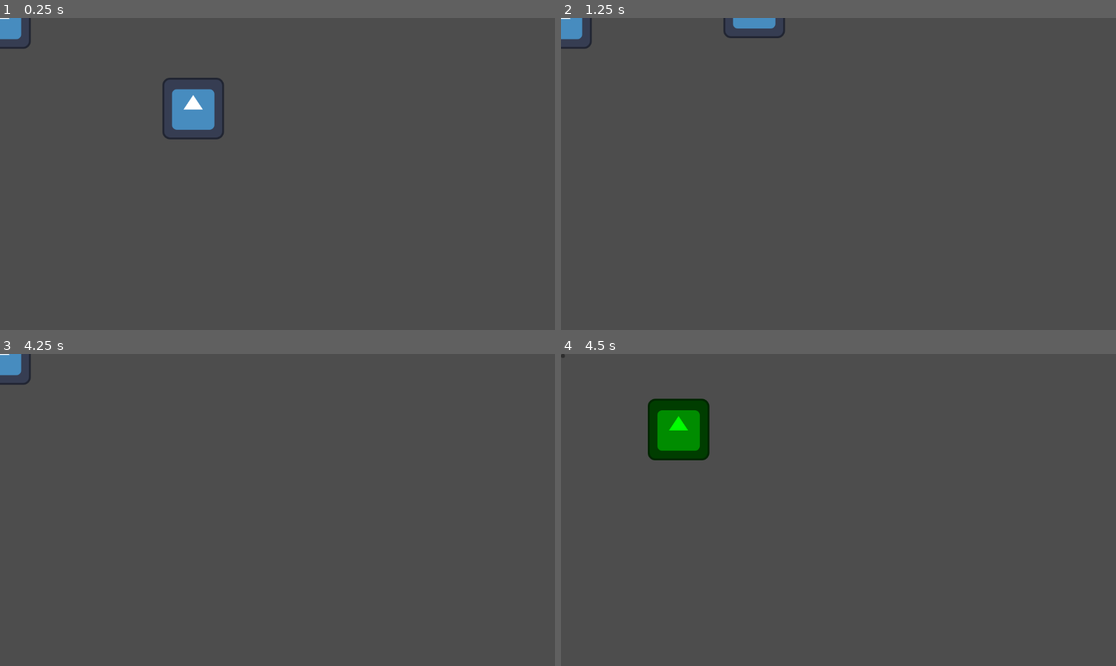
Above: before the commit, frames 1-4 (two rows, left to right).
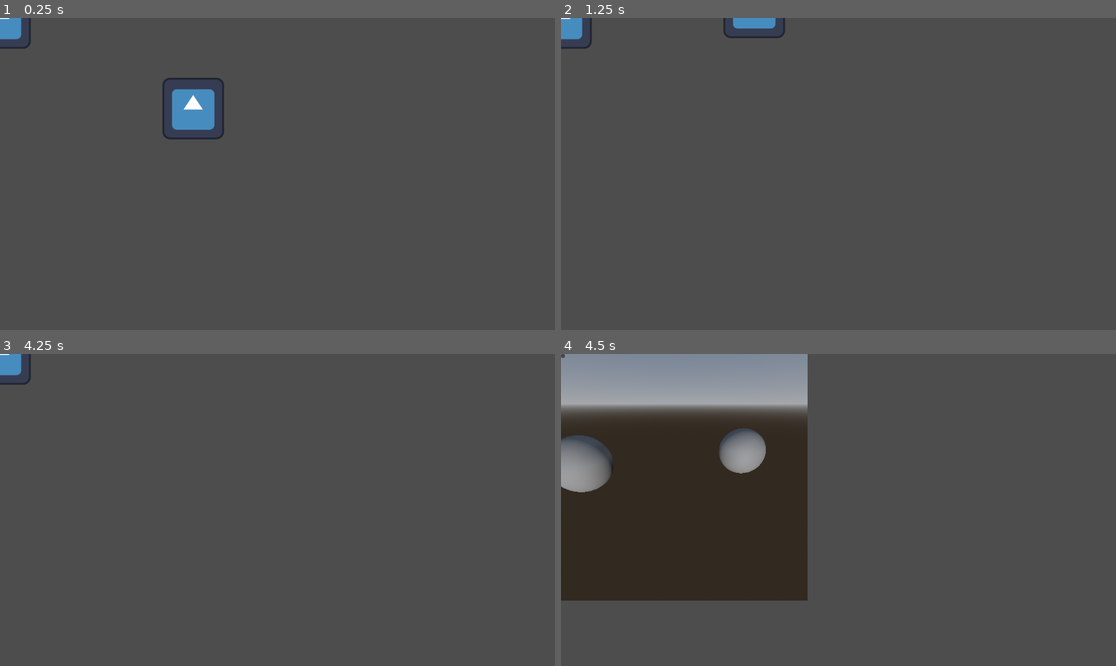
Above: after the commit, the same moments.

Repository: jphulse/591_escape_room
Game: Godot game, scene res://main/main.tscn
Two runs of this game, one before a commit and one after it. Both use one fixed random seed, a clock stepped at 60 frames per second and the inputs below. The engine's default icon, where the game draws it, is replaced by a stand-in: a white triangle on a blue panel in a dark square.
Inputs (mouse positions are in pixels of both pictures, inside the frame that each line leads up to):
- Up to frame 1 (0.25 s): no input
- Up to frame 2 (1.25 s): tap Enter at 0.5 s; move the mouse to (810, 236) at 0.52 s; hold W (move_up) from 0.53 s (still down); tap E (interact) at 0.6 s
- Up to frame 3 (4.25 s): move the mouse to (444, 556) at 1.27 s; tap E (interact) every 0.75 s from 1.35 to 3.6 s; tap Space at 2, 3.5 s; move the mouse to (111, 463) at 2.02 s; release W (move_up) at 2.03 s; hold A (move_left) 2.03-3.53 s; tap Enter at 2.75 s; move the mouse to (305, 510) at 2.77 s; move the mouse to (194, 432) at 3.52 s; hold S (move_down) from 3.53 s (still down)
- Up to frame 4 (4.5 s): tap Enter at 4.25 s; move the mouse to (960, 494) at 4.27 s; release S (move_down) at 4.28 s; hold D (move_right) from 4.28 s (still down); tap E (interact) at 4.35 s

Frames 1-3 are identical in both runs. In frame 4, 34% of the frame differs, in the area x 0-45%, y 0-80%.

Commit message:
3d puzzles working

Diff:
--- a/escape-room/main/main.tscn
+++ b/escape-room/main/main.tscn
@@ -4,7 +4,7 @@
 [ext_resource type="PackedScene" uid="uid://q17ochxfw2t" path="res://player/player.tscn" id="2_pjrb6"]
 [ext_resource type="PackedScene" uid="uid://bbqemvy0opfhg" path="res://interactable/test_objects/test_interactable.tscn" id="3_c651c"]
 [ext_resource type="PackedScene" uid="uid://k7vkl1c7cfhu" path="res://puzzle_ui/puzzle_ui.tscn" id="3_xwkvk"]
-[ext_resource type="PackedScene" uid="uid://dd6bduf4brlk4" path="res://puzzles/puzzle.tscn" id="4_3wy1v"]
+[ext_resource type="PackedScene" uid="uid://ccpaa00ecxin8" path="res://puzzles/3D test/puzzle_3d_test.tscn" id="4_3wy1v"]
 
 [node name="Main" type="Node2D" unique_id=1037393617]
 script = ExtResource("1_53q0u")
--- a/escape-room/puzzle_ui/puzzle_ui.tscn
+++ b/escape-room/puzzle_ui/puzzle_ui.tscn
@@ -35,3 +35,5 @@
 layout_mode = 0
 offset_right = 8.0
 offset_bottom = 8.0
+
+[connection signal="pressed" from="Panel/CloseButton" to="." method="close_puzzle"]
--- /dev/null
+++ b/escape-room/puzzles/3D test/puzzle_3d_test.tscn
@@ -0,0 +1,50 @@
+[gd_scene format=3 uid="uid://ccpaa00ecxin8"]
+
+[ext_resource type="Script" uid="uid://dc2f6gf80707h" path="res://puzzles/puzzle.gd" id="1_kqpe1"]
+[ext_resource type="Script" uid="uid://dyyj37xnslbgo" path="res://puzzles/3D test/test_instance.gd" id="2_er3n2"]
+
+[sub_resource type="SphereShape3D" id="SphereShape3D_kqpe1"]
+
+[sub_resource type="SphereMesh" id="SphereMesh_kqpe1"]
+
+[sub_resource type="ProceduralSkyMaterial" id="ProceduralSkyMaterial_kqpe1"]
+
+[sub_resource type="Sky" id="Sky_er3n2"]
+sky_material = SubResource("ProceduralSkyMaterial_kqpe1")
+
+[sub_resource type="Environment" id="Environment_j6js0"]
+background_mode = 2
+sky = SubResource("Sky_er3n2")
+
+[node name="Puzzle3dTest" type="Node" unique_id=264884776]
+script = ExtResource("1_kqpe1")
+metadata/_custom_type_script = "uid://dc2f6gf80707h"
+
+[node name="Node3D" type="Node3D" parent="." unique_id=873008243]
+
+[node name="StaticBody3D" type="StaticBody3D" parent="Node3D" unique_id=917254616]
+
+[node name="CollisionShape3D" type="CollisionShape3D" parent="Node3D/StaticBody3D" unique_id=776662047]
+transform = Transform3D(1, 0, 0, 0, 1, 0, 0, 0, 1, 0, -0.030634642, -0.037332177)
+shape = SubResource("SphereShape3D_kqpe1")
+
+[node name="MeshInstance3D" type="MeshInstance3D" parent="Node3D/StaticBody3D" unique_id=1144561580]
+mesh = SubResource("SphereMesh_kqpe1")
+script = ExtResource("2_er3n2")
+
+[node name="MeshInstance3D2" type="MeshInstance3D" parent="Node3D/StaticBody3D" unique_id=589650975]
+transform = Transform3D(1, 0, 0, 0, 1, 0, 0, 0, 1, 1.297477, 0.109595776, -1.9956267)
+mesh = SubResource("SphereMesh_kqpe1")
+
+[node name="MeshInstance3D3" type="MeshInstance3D" parent="Node3D/StaticBody3D" unique_id=1551324057]
+transform = Transform3D(1, 0, 0, 0, 1, 0, 0, 0, 1, -1.813993, 0.109595776, -1.1388524)
+mesh = SubResource("SphereMesh_kqpe1")
+
+[node name="Camera3D" type="Camera3D" parent="Node3D" unique_id=948315318]
+transform = Transform3D(1, 0, 0, 0, 0.90956277, 0.41556653, 0, -0.41556653, 0.90956277, 0, 1.0915036, 1.5775106)
+
+[node name="DirectionalLight3D" type="DirectionalLight3D" parent="Node3D" unique_id=10147575]
+transform = Transform3D(1, 0, 0, 0, 0.9591018, -0.28306136, 0, 0.28306136, 0.9591018, 0, 0, 0)
+
+[node name="WorldEnvironment" type="WorldEnvironment" parent="Node3D" unique_id=1914135777]
+environment = SubResource("Environment_j6js0")
--- /dev/null
+++ b/escape-room/puzzles/3D test/test_instance.gd
@@ -0,0 +1,17 @@
+extends MeshInstance3D
+@export var speed := 25.0
+
+# Called when the node enters the scene tree for the first time.
+func _ready() -> void:
+	pass # Replace with function body.
+
+
+# Called every frame. 'delta' is the elapsed time since the previous frame.
+func _process(delta: float) -> void:
+	var move_vector := Input.get_vector("move_left", "move_right", "move_up", "move_down") * speed * delta
+	global_position.x += move_vector.x
+	global_position.z += move_vector.y
+
+
+func _on_static_body_3d_mouse_entered() -> void:
+	print("MOUSE ENTERED ")
Not shown, added: escape-room/puzzles/3D test/test_instance.gd.uid
